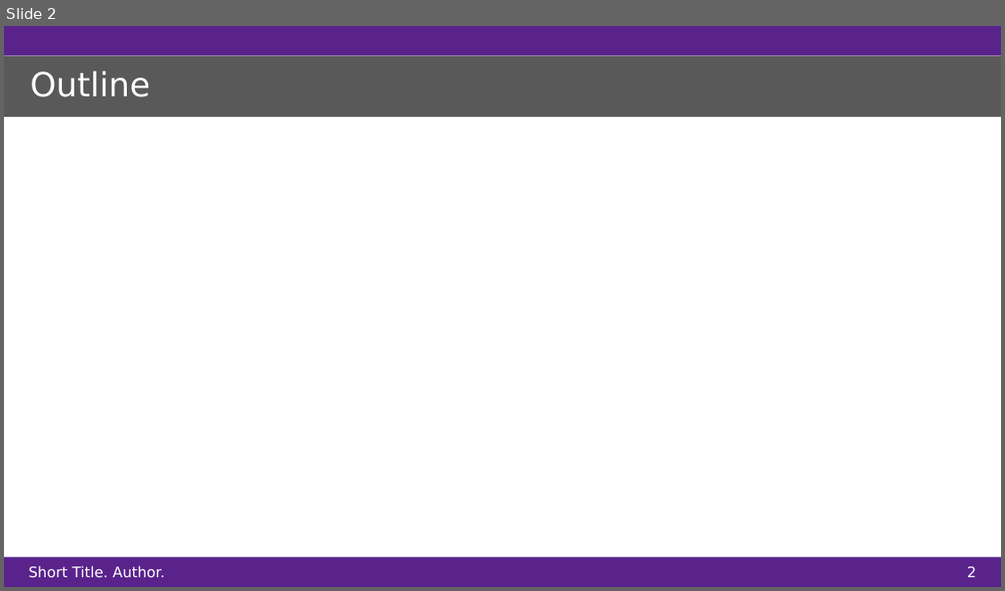
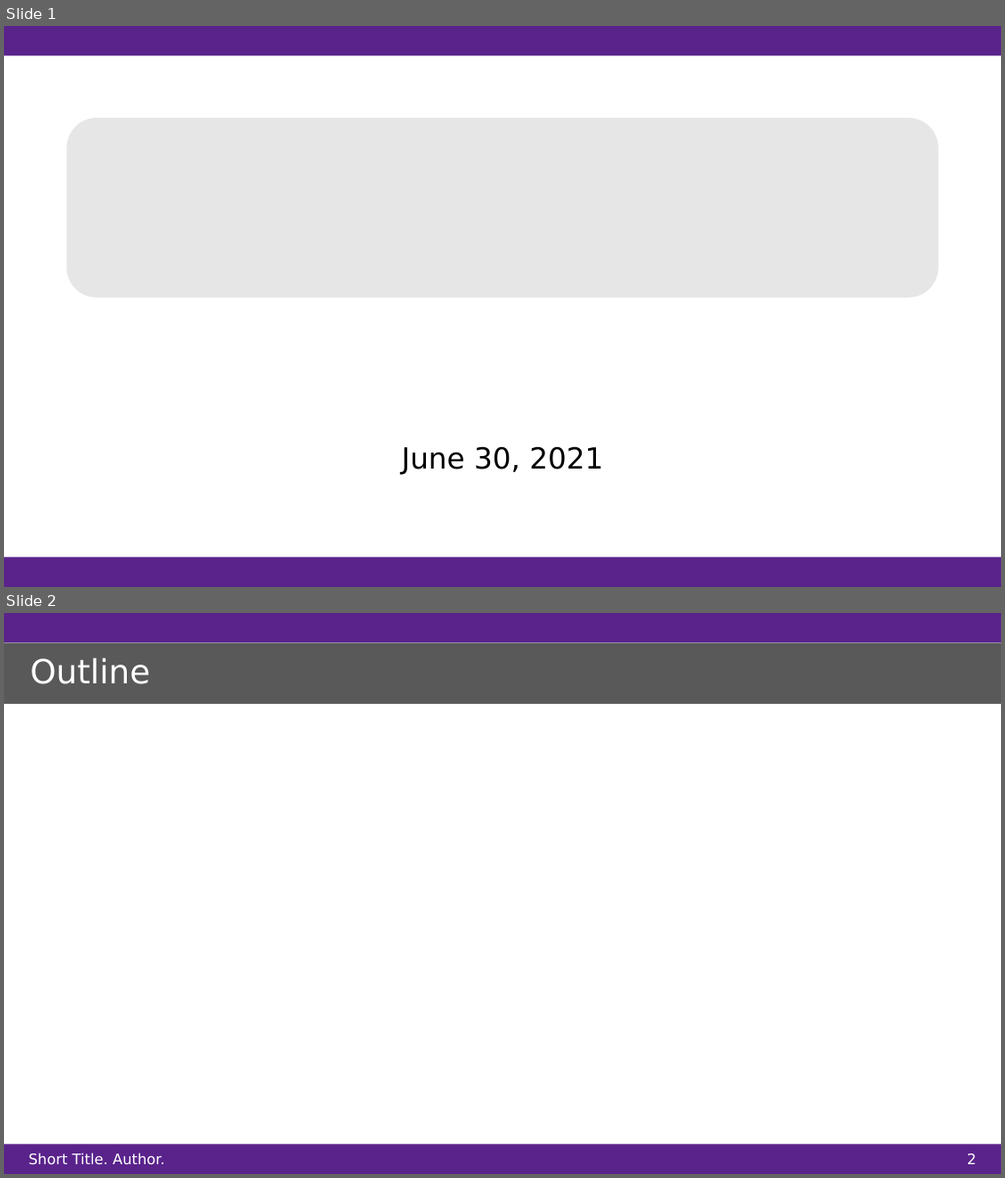
Before and after one commit to Daniel-Chin/NYU-Shanghai-PPT-Template, a slide deck: template.potx. Shown one above the other, each under a label of ours: slide 2 before the commit, slides 1 and 2 after it. The pictures are 1005x591 and 1005x1178 pixels, drawn with LibreOffice and Linux fonts; fonts in the diff are those of the drawing; background and template pictures are left out. Boxes give left, top, right and bottom in pixels: in the first picture for what was removed or moved away, otherwise in the second. Text is boxed around its words. In the diff, an @@ line names an element or a change of style, - is before the commit and + after.

```diff
--- a/template.potx
+++ b/template.potx
@@ slide 1 added at [4,26,1001,587], background #FFFFFF; not listed: 2 template elements that a slide beside it also shows @@
@@ rounded rectangle added at [67,118,938,297], fill #E6E6E6 @@
@@ text added at [402,446,603,475], 28 pt, text #000000 @@
+June 30, 2021
```
Also in this commit, not shown: 1 slide removed.
